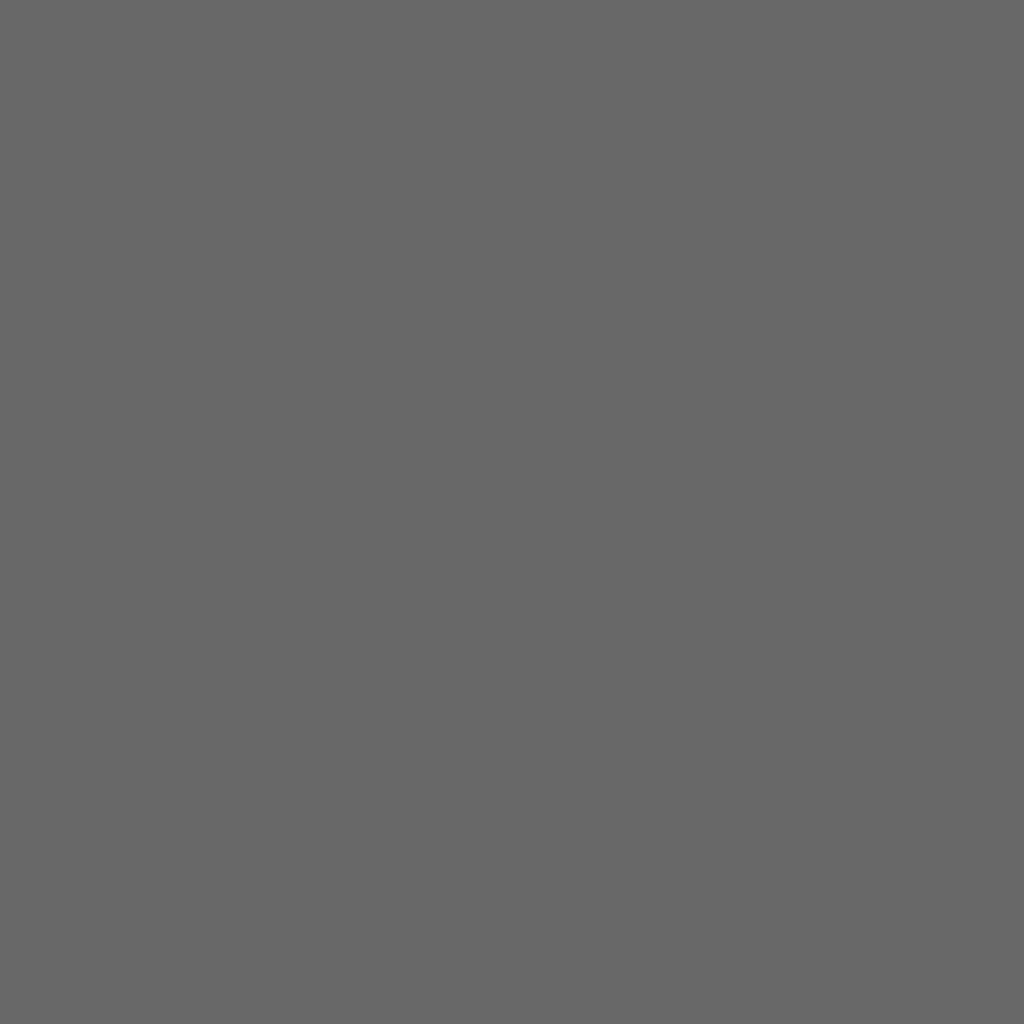
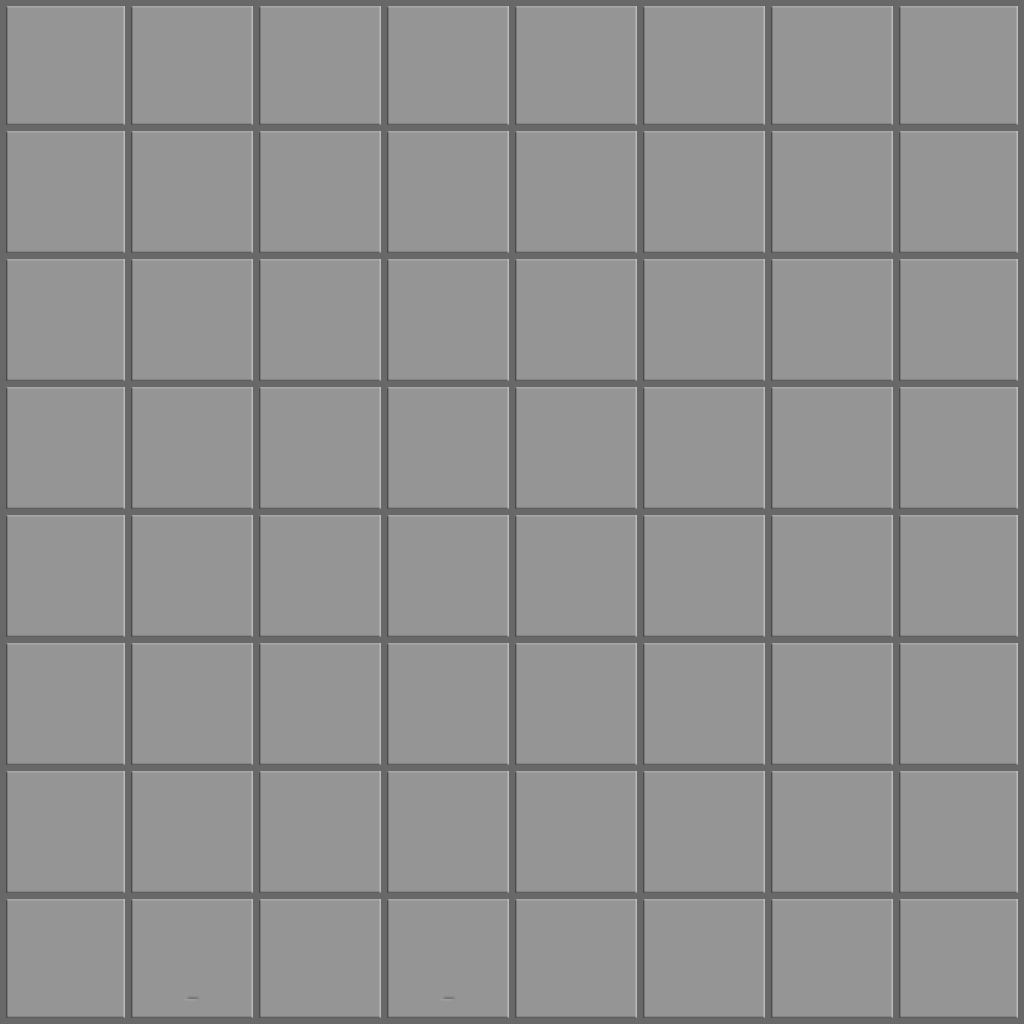
Layered file, before and after one edit (1024x1024). Changes by layer:
showed "Layer 3 copy", painted on it over [left=32, top=32, right=992, bottom=992]
showed group "Group 1 copy" (1 layers) over [left=6, top=6, right=1018, bottom=1018]
painted on "Layer 1" (1st of 2, in "Group 2" › "Group 1 copy") over [left=25, top=25, right=999, bottom=999]
